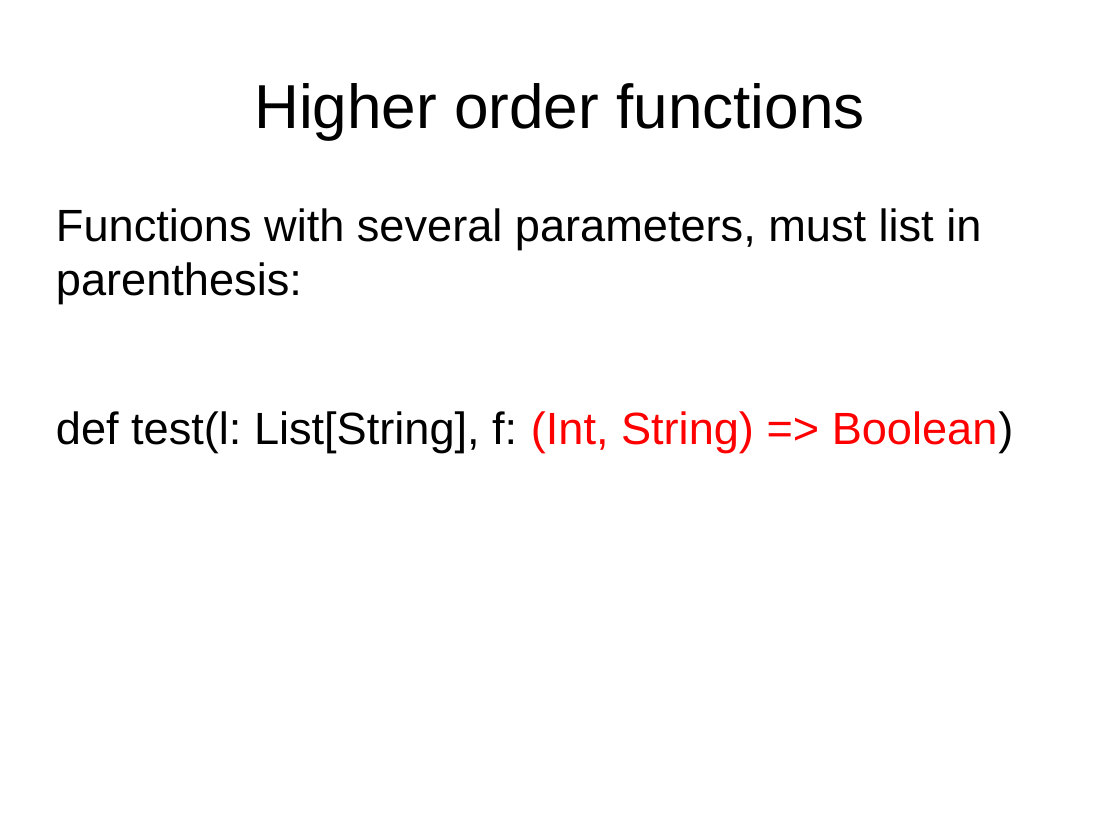
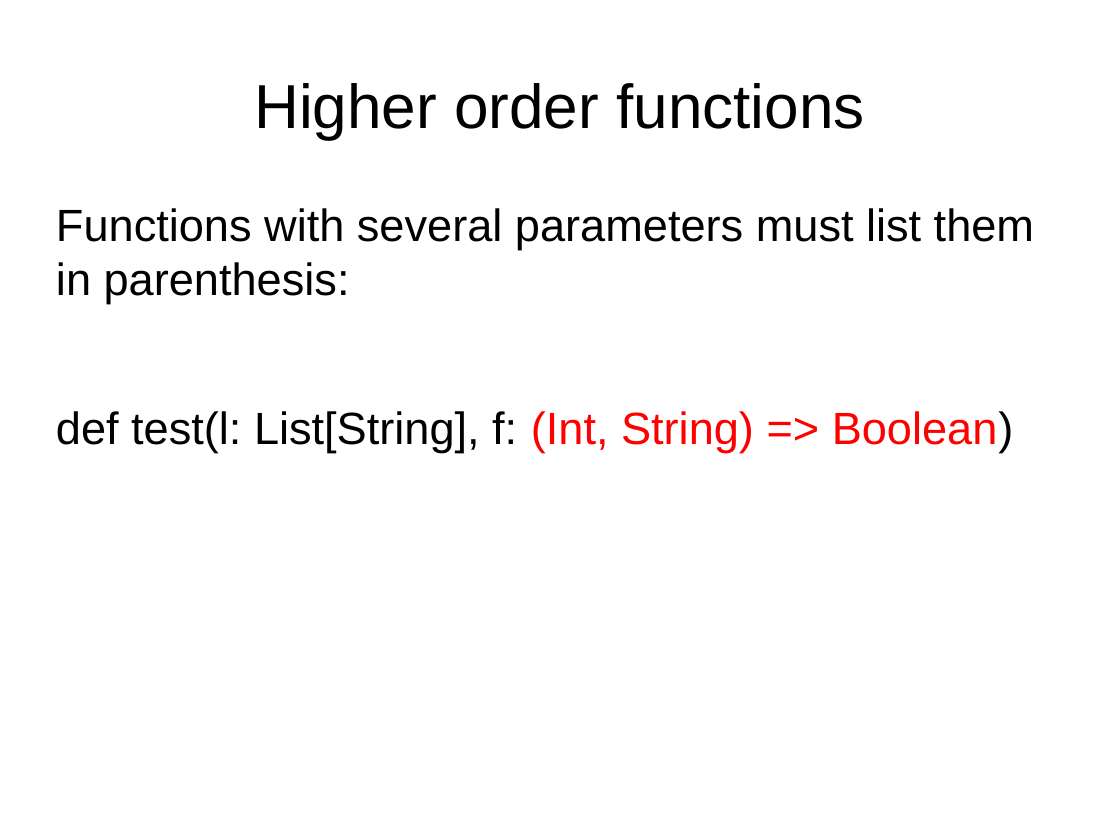
Before and after one commit to javaBin/scala-training-slides, a slide deck: slide 5 of 2.2 - higherorderfunctions.odp. Drawn at 1120x840 pixels with LibreOffice and Linux fonts; fonts in the diff are those of the drawing; background and template pictures are left out. Boxes give left, top, right and bottom in pixels: in the first picture for what was removed or moved away, otherwise in the second. Text is boxed around its words. In the diff, an @@ line names an element or a change of style, - is before the commit and + after.

```diff
--- a/2.2 - higherorderfunctions.odp
+++ b/2.2 - higherorderfunctions.odp
@@ text at [56,208,1034,304]: text changed @@
-Functions with several parameters, must list in parenthesis:
+Functions with several parameters must list them in parenthesis:
```
Also in this commit, not shown: 5 other slides changed, 7 other files.
